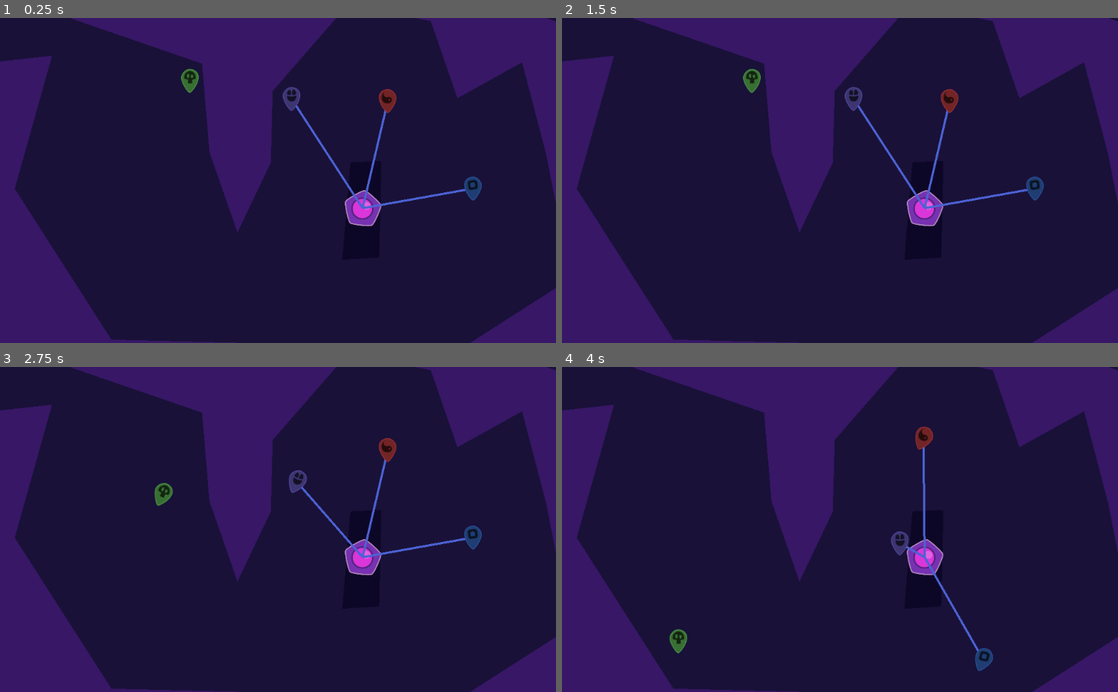
Above: before the commit, frames 1-4 (two rows, left to right).
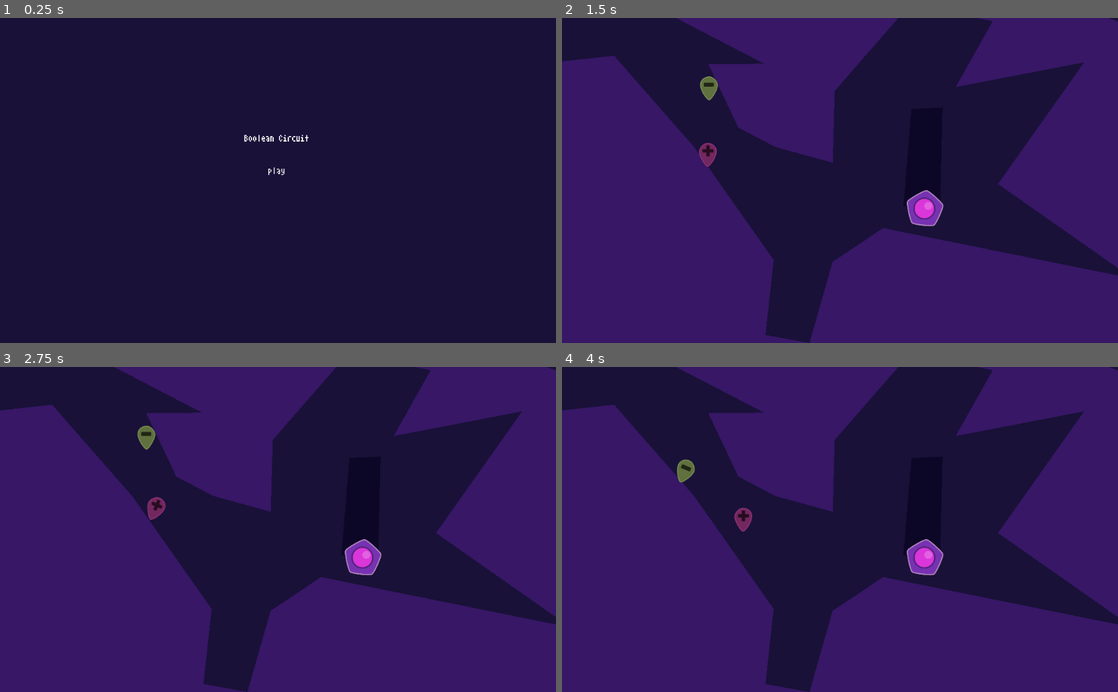
Above: after the commit, the same moments.

Repository: jacobabarbary/BooleanCircuit
Game: Godot game, scene res://menu.tscn
The game is run twice, just before and just after one commit, with the same random seed, the same clock (stepped at 60 frames per second) and the same inputs. Before the commit the project starts from res://main.tscn.
Inputs (mouse positions are in pixels of both pictures, inside the frame that each line leads up to):
- Up to frame 1 (0.25 s): no input
- Up to frame 2 (1.5 s): click (840, 170) at 0.5 s, where only the run after the commit has a clickable "play"; click (840, 180) at 1.25 s, where only the run after the commit has a clickable "level one"
- Up to frame 3 (2.75 s): tap Enter at 2 s; tap S (Player2Action) at 2.1 s
- Up to frame 4 (4 s): tap Down (PlayerAction) at 2.85 s; tap S (Player2Action) at 3.6 s

The runs differ from the first frame. In frame 1, 25% of the frame differs, in the area x 0-100%, y 0-100%; in frame 2, 44%; in frame 3, 44%, in the area x 2-100%, y 0-100%; in frame 4, 43%.

Commit message:
added a menu

Diff:
--- /dev/null
+++ b/Camera.tscn
@@ -0,0 +1,4 @@
+[gd_scene format=2]
+
+[node name="Camera" type="Camera2D"]
+zoom = Vector2( 2, 2 )
--- /dev/null
+++ b/assets/AtariSmall.tres
@@ -0,0 +1,7 @@
+[gd_resource type="DynamicFont" load_steps=2 format=2]
+
+[ext_resource path="res://gui/fonts/AtariSmall.ttf" type="DynamicFontData" id=1]
+
+[resource]
+size = 8
+font_data = ExtResource( 1 )
--- /dev/null
+++ b/button.gd
@@ -0,0 +1,6 @@
+extends Button
+
+export var ChageSceneTo = ""
+
+func _on_play_pressed():
+	get_tree().change_scene(ChageSceneTo)
--- /dev/null
+++ b/button.tscn
@@ -0,0 +1,21 @@
+[gd_scene load_steps=4 format=2]
+
+[ext_resource path="res://assets/AtariSmall.ttf" type="DynamicFontData" id=1]
+[ext_resource path="res://button.gd" type="Script" id=2]
+
+[sub_resource type="DynamicFont" id=1]
+font_data = ExtResource( 1 )
+
+[node name="button" type="Button"]
+margin_top = 57.0
+margin_right = 1026.0
+margin_bottom = 80.0
+custom_fonts/font = SubResource( 1 )
+text = "play"
+flat = true
+script = ExtResource( 2 )
+__meta__ = {
+"_edit_use_anchors_": false
+}
+ChageSceneTo = "res://main.tscn"
+[connection signal="pressed" from="." to="." method="_on_play_pressed"]
--- a/level/level_1.tscn
+++ b/level/level_1.tscn
@@ -12,7 +12,7 @@
 
 [node name="CollisionPolygon2D" type="CollisionPolygon2D" parent="Wall"]
 material = SubResource( 1 )
-polygon = PoolVector2Array( 55.4697, 18.0408, 297.334, 101.527, 310.839, 264.816, 362.404, 413.372, 423.791, 284.459, 427.474, 151.864, 566.208, -7.74168, 718.447, 22.9517, 767.557, 165.369, 886.647, 99.0714, 930.845, 268.499, 976.272, 498.086, 781.062, 623.315, 380.82, 617.176, 130.362, 611.037, -47.6601, 332.341, 21.0931, 86.794, -167.978, 107.665, -1 …(145 unchanged characters)…
+polygon = PoolVector2Array( -20.2255, -63.4944, 297.334, 101.527, 194.506, 102.434, 249.815, 219.56, 318.139, 255.349, 423.791, 284.459, 427.474, 151.864, 566.208, -7.74168, 718.447, 22.9517, 649.996, 144.73, 886.647, 99.0714, 728.08, 323.672, 976.272, 498.086, 516.602, 405.01, 423.504, 467.137, 380.82, 617.176, 299.912, 602.419, 314.944, 463.796, 168.478, 255.349, 21.0931, 86.794, -167.978, 107.665, -1 …(145 unchanged characters)…
 script = ExtResource( 1 )
 
 [node name="Polygon2D" type="Polygon2D" parent="Wall/CollisionPolygon2D"]
@@ -22,6 +22,7 @@
 
 [node name="CollisionPolygon2D" type="CollisionPolygon2D" parent="Fence"]
 material = SubResource( 1 )
+position = Vector2( -1.67017, -98.5394 )
 polygon = PoolVector2Array( 570.435, 283.878, 555.471, 463.447, 623.489, 459.366, 627.57, 281.157 )
 script = ExtResource( 1 )
 
--- /dev/null
+++ b/level_selector.tscn
@@ -0,0 +1,26 @@
+[gd_scene load_steps=2 format=2]
+
+[ext_resource path="res://button.tscn" type="PackedScene" id=1]
+
+[node name="level_selector" type="Control"]
+anchor_right = 1.0
+anchor_bottom = 1.0
+__meta__ = {
+"_edit_use_anchors_": false
+}
+
+[node name="VBoxContainer" type="VBoxContainer" parent="."]
+anchor_top = 0.5
+anchor_right = 1.0
+anchor_bottom = 0.5
+margin_top = -11.5
+margin_bottom = 11.5
+__meta__ = {
+"_edit_use_anchors_": false
+}
+
+[node name="button" parent="VBoxContainer" instance=ExtResource( 1 )]
+margin_top = 0.0
+margin_right = 1024.0
+margin_bottom = 23.0
+text = "level one"
--- a/main.tscn
+++ b/main.tscn
@@ -1,7 +1,8 @@
-[gd_scene load_steps=4 format=2]
+[gd_scene load_steps=5 format=2]
 
 [ext_resource path="res://level/level_1.tscn" type="PackedScene" id=1]
 [ext_resource path="res://objects/tower/Tower.tscn" type="PackedScene" id=2]
+[ext_resource path="res://Camera.tscn" type="PackedScene" id=3]
 [ext_resource path="res://agents/player/Player.tscn" type="PackedScene" id=4]
 
 [node name="main" type="Node2D"]
@@ -12,23 +13,15 @@
 [node name="Tower" parent="." instance=ExtResource( 2 )]
 position = Vector2( 667.888, 351.133 )
 
-[node name="Player" parent="." instance=ExtResource( 4 )]
-position = Vector2( 714.283, 153.09 )
-skin = 3
-color = Color( 1, 0.317647, 0.333333, 1 )
+[node name="Camera" parent="." instance=ExtResource( 3 )]
+
+[node name="player" parent="." instance=ExtResource( 4 )]
+position = Vector2( 220.997, 285.996 )
+skin = 6
+color = Color( 1, 0.341176, 0.819608, 1 )
+
+[node name="player2" parent="." instance=ExtResource( 4 )]
+position = Vector2( 306.453, 113.048 )
+skin = 2
+color = Color( 0.843137, 0.988235, 0.552941, 1 )
 player_number = 0
-
-[node name="Player2" parent="." instance=ExtResource( 4 )]
-position = Vector2( 871.435, 314.772 )
-color = Color( 0.27451, 0.533333, 0.996078, 1 )
-player_number = 0
-
-[node name="Player3" parent="." instance=ExtResource( 4 )]
-position = Vector2( 537.125, 149.283 )
-skin = 9
-color = Color( 0.533333, 0.466667, 1, 1 )
-
-[node name="Player4" parent="." instance=ExtResource( 4 )]
-position = Vector2( 349.914, 116.16 )
-skin = 11
-color = Color( 0.490196, 0.972549, 0.447059, 1 )
--- /dev/null
+++ b/menu.tscn
@@ -0,0 +1,44 @@
+[gd_scene load_steps=4 format=2]
+
+[ext_resource path="res://assets/AtariSmall.ttf" type="DynamicFontData" id=1]
+[ext_resource path="res://button.tscn" type="PackedScene" id=2]
+
+[sub_resource type="DynamicFont" id=1]
+font_data = ExtResource( 1 )
+
+[node name="Control" type="Control"]
+anchor_right = 1.0
+anchor_bottom = 1.0
+margin_left = -4.47713
+margin_top = -2.52913
+margin_right = -4.47711
+margin_bottom = -2.52911
+__meta__ = {
+"_edit_use_anchors_": false
+}
+
+[node name="VBoxContainer" type="VBoxContainer" parent="."]
+anchor_left = 0.5
+anchor_right = 0.5
+margin_left = -513.0
+margin_top = 217.0
+margin_right = 513.9
+margin_bottom = 300.0
+custom_constants/separation = 20
+__meta__ = {
+"_edit_use_anchors_": false
+}
+
+[node name="Label" type="Label" parent="VBoxContainer"]
+margin_right = 1026.0
+margin_bottom = 37.0
+custom_fonts/font = SubResource( 1 )
+text = "Boolean Circuit
+"
+align = 1
+__meta__ = {
+"_edit_use_anchors_": false
+}
+
+[node name="button" parent="VBoxContainer" instance=ExtResource( 2 )]
+ChageSceneTo = "res://level_selector.tscn"
--- a/project.godot
+++ b/project.godot
@@ -16,7 +16,7 @@
 [application]
 
 config/name="BooleanCircuit"
-run/main_scene="res://main.tscn"
+run/main_scene="res://menu.tscn"
 config/icon="res://icon.png"
 
 [input]
Not shown: 2 places in agents/player/Player.tscn that only renumber resources
Binary file added: assets/AdventurersScrib.ttf
Binary file added: assets/AtariSmall.ttf
